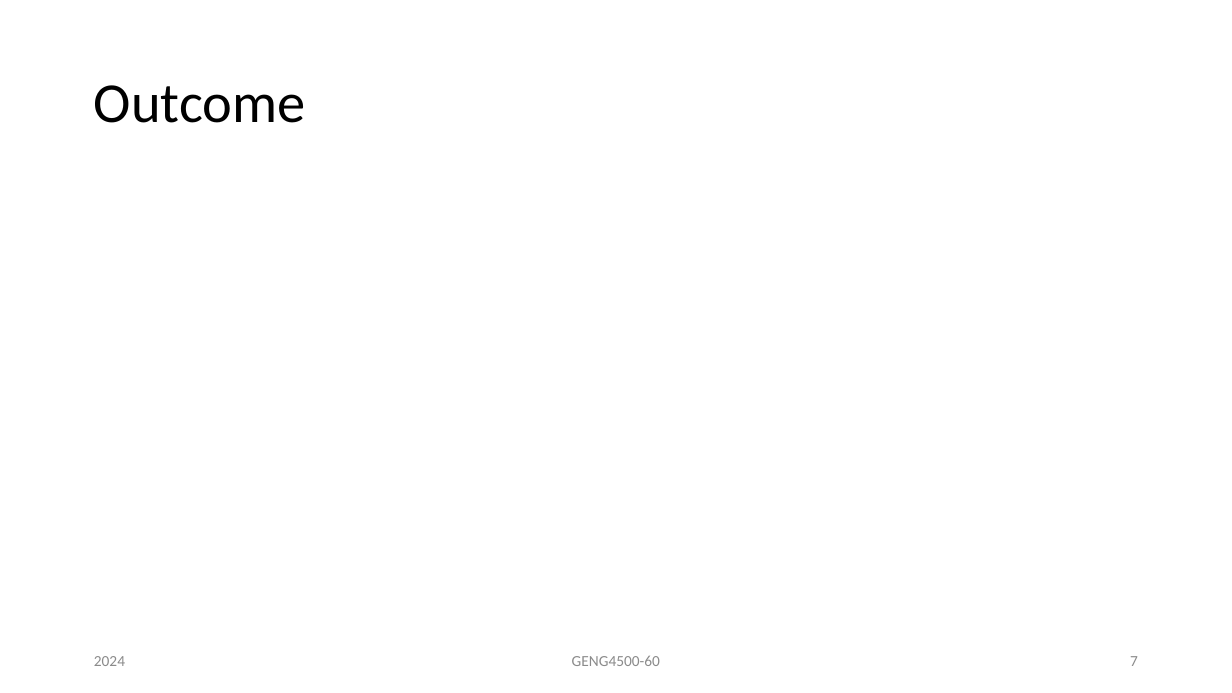
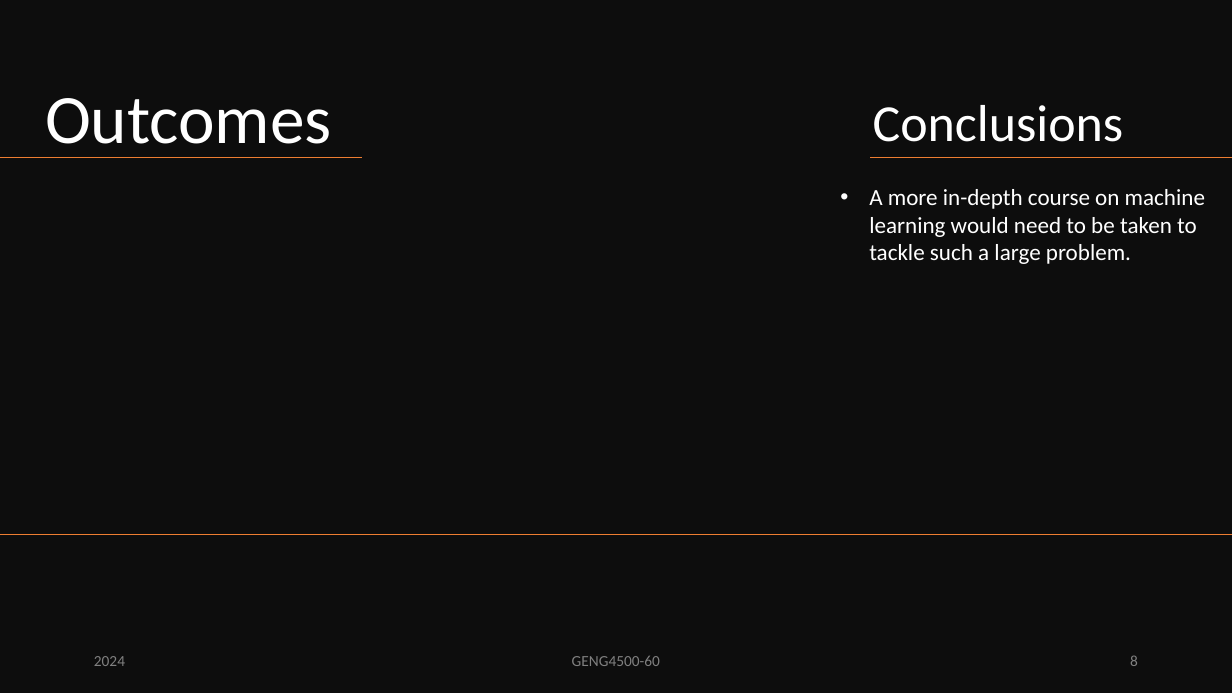
Before and after one commit to PMcTwist/Machine_Learn_Project, a slide deck: slide 8 of Presentation/ALI_Raymond_MAYNARD_Patrick_GENG4500_Final_presentation_2024.pptx (slide 7 before the commit). Drawn at 1232x693 pixels with LibreOffice and Linux fonts; fonts in the diff are those of the drawing. Boxes give left, top, right and bottom in pixels: in the first picture for what was removed or moved away, otherwise in the second. Text is boxed around its words. In the diff, an @@ line names an element or a change of style, - is before the commit and + after.

Commit message:
-Added design to slides -Added slides outline -Added video to slides -Added embedded excel sheet to slide
P@

```diff
--- a/Presentation/ALI_Raymond_MAYNARD_Patrick_GENG4500_Final_presentation_2024.pptx
+++ b/Presentation/ALI_Raymond_MAYNARD_Patrick_GENG4500_Final_presentation_2024.pptx
@@ rectangle added at box(0, 0, 1232, 693), fill #0D0D0D @@
@@ title removed at box(94, 85, 306, 123) @@
-Outcome
@@ title added at box(45, 98, 332, 158), 54 pt, text #FFFFFF @@
+Outcomes
@@ text added at box(873, 105, 1124, 142), 40.5 pt, text #FFFFFF @@
+Conclusions
@@ line added from (362, 158) to (0, 158), #ED7D31 1 pt @@
@@ line added from (1232, 158) to (871, 158), #ED7D31 1 pt @@
@@ text added at box(869, 189, 1205, 264), 18 pt, text #FFFFFF @@
+• A more in-depth course on machine learning would need to be taken to tackle such a large problem.
@@ line added from (1232, 534) to (0, 534), #ED7D31 1 pt @@
@@ text "2024" at box(94, 656, 125, 666): text colour #8C8C8C to #808080; more space between paragraphs @@
@@ text "GENG4500-60" at box(572, 655, 660, 666): text colour #8C8C8C to #808080; more space between paragraphs @@
@@ page number at box(1130, 655, 1138, 666): text changed; text colour #8C8C8C to #808080 @@
-7
+8
```
Also in this commit, not shown: 8 other slides changed, 1 slide added.
